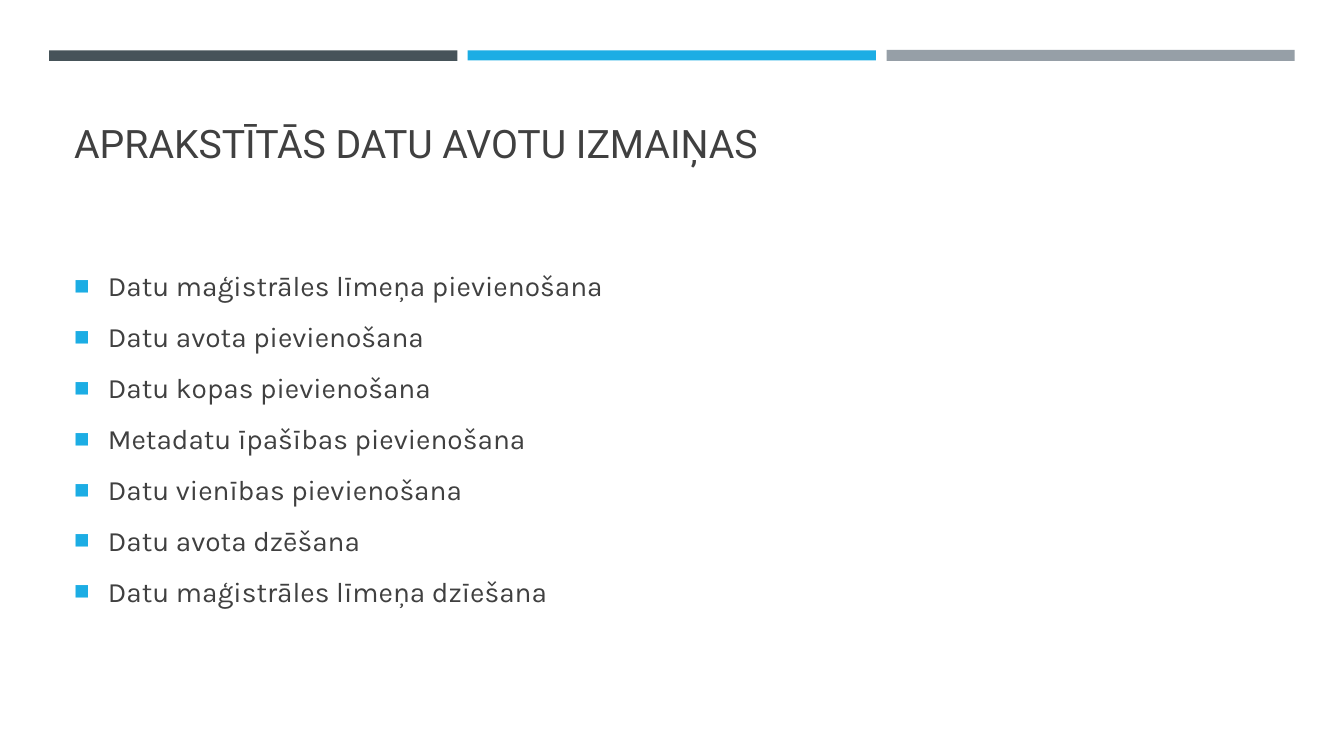
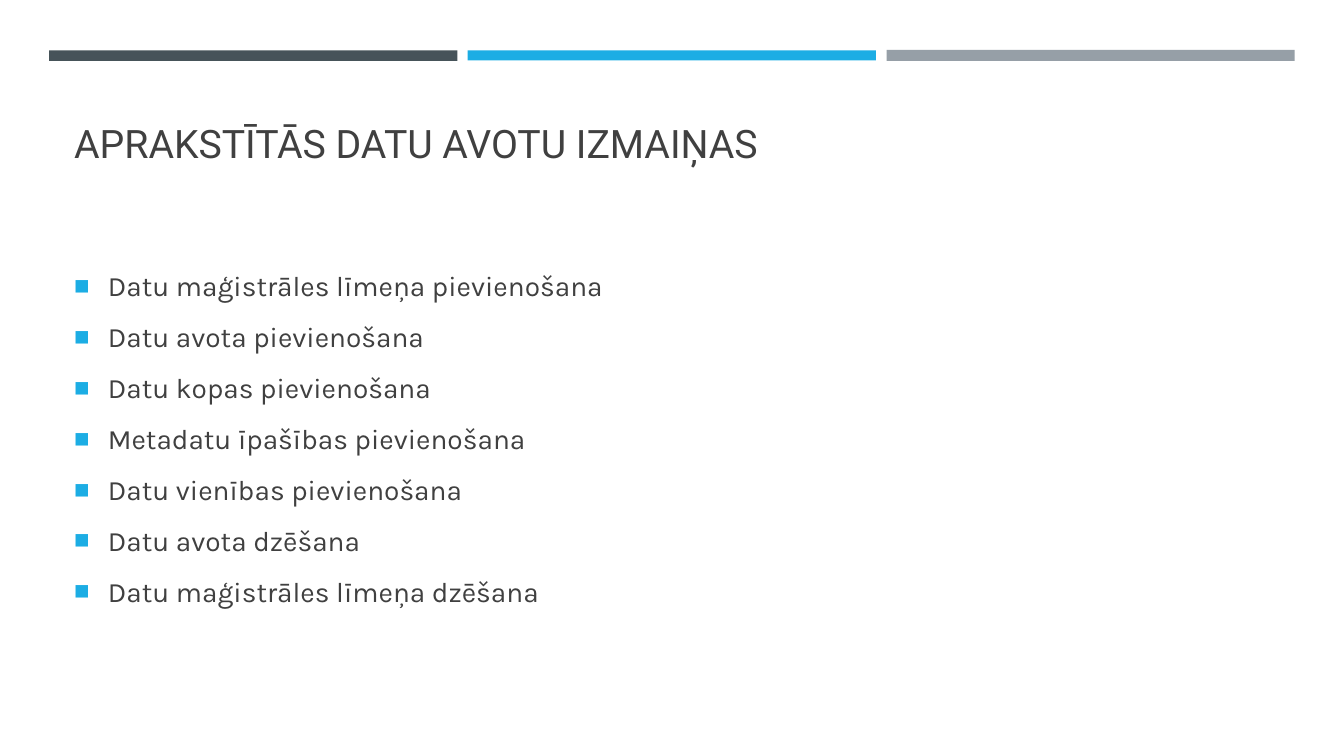
Before and after one commit to lllauma/heterogeneous-data-integration, a slide deck: slide 12 of doc/Lauma_Svilpe_prezentācija.pptx. Drawn at 1344x756 pixels with LibreOffice and Linux fonts; fonts in the diff are those of the drawing. Boxes give left, top, right and bottom in pixels: in the first picture for what was removed or moved away, otherwise in the second. Text is boxed around its words. In the diff, an @@ line names an element or a change of style, - is before the commit and + after.

Commit message:
Presentation

```diff
--- a/doc/Lauma_Svilpe_prezentācija.pptx
+++ b/doc/Lauma_Svilpe_prezentācija.pptx
@@ text at box(108, 581, 539, 609): text changed @@
-■ Datu maģistrāles līmeņa dzīešana
+■ Datu maģistrāles līmeņa dzēšana
```
Also in this commit, not shown: 1 other slide changed.
